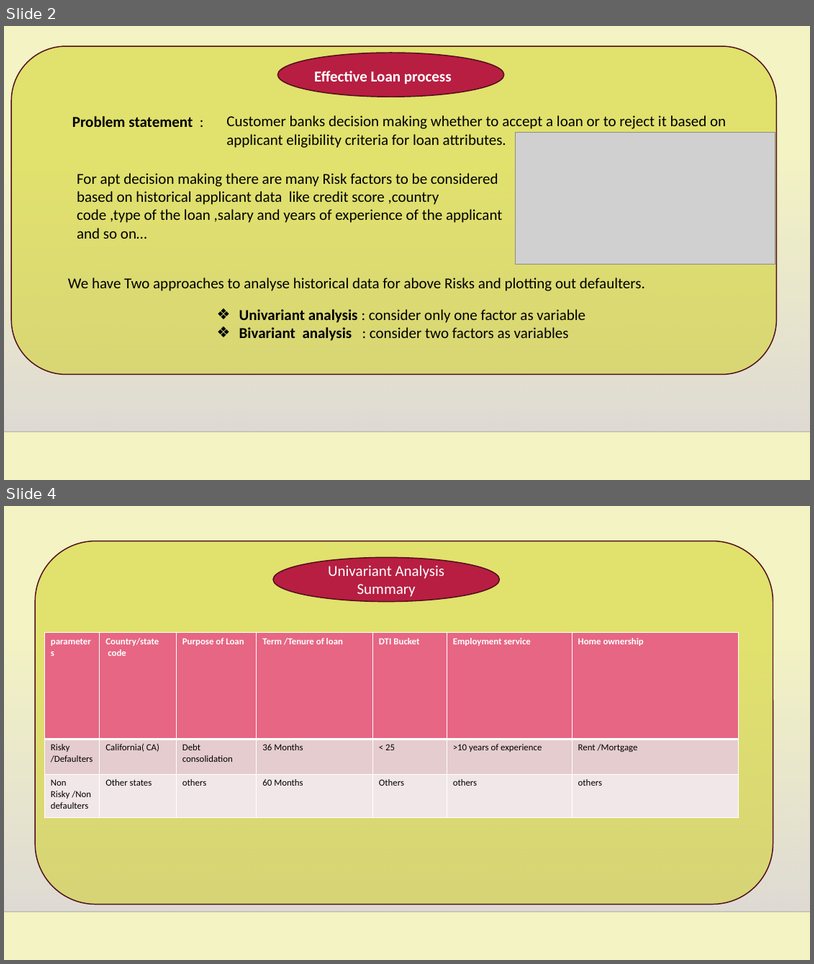
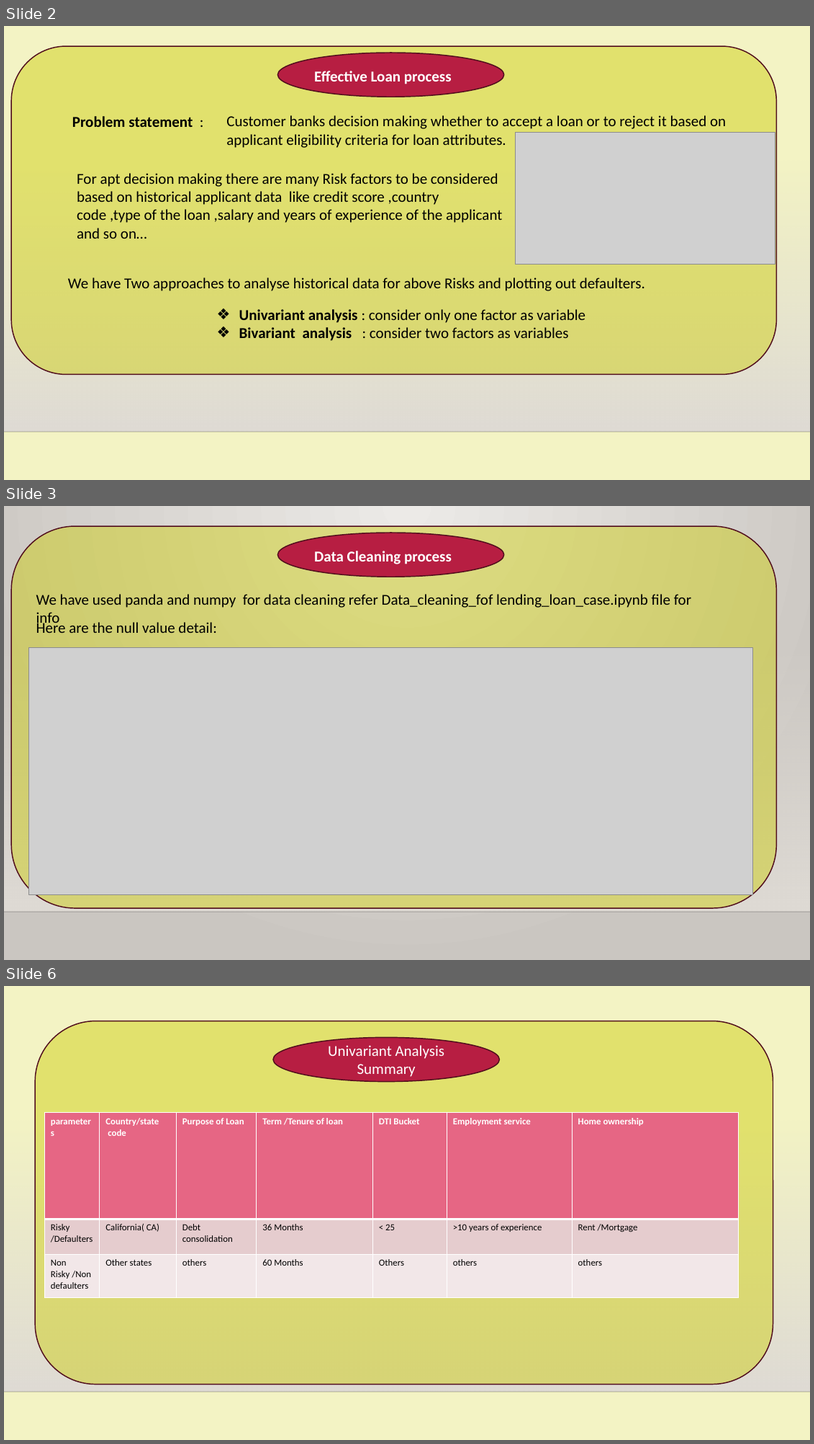
Before and after one commit to anandbanshi123/Submission_Lending_Club_Case_Study, a slide deck: Accelerating Loan Approvals.pptx. Shown one above the other, each under a label of ours: slides 2 and 4 before the commit, slides 2, 3 and 6 after it; the slides between them are not shown. The pictures are 814x964 and 814x1444 pixels, drawn with LibreOffice and Linux fonts; fonts in the diff are those of the drawing; grey boxes stand for pictures; background and template pictures are left out. Boxes give left, top, right and bottom in pixels: in the first picture for what was removed or moved away, otherwise in the second. Text is boxed around its words. In the diff, an @@ line names an element or a change of style, - is before the commit and + after.

```diff
--- a/Accelerating Loan Approvals.pptx
+++ b/Accelerating Loan Approvals.pptx
@@ slide 3 added at [4, 506, 810, 960], background gradient #ECEAE7 to #CAC7C1; not listed: 2 template elements that a slide beside it also shows @@
@@ rounded rectangle added at [11, 526, 777, 908], fill #CCCC00 at 44% opacity, outline #500D1D 1.25 pt @@
@@ ellipse added at [278, 533, 504, 577], fill #B71E42, outline #500D1D 1.25 pt @@
@@ text added at [314, 551, 452, 564], 18 pt, text #FFFFFF, bold @@
+Data Cleaning process
@@ text added at [36, 594, 692, 627], 18 pt, text #000000 @@
+We have used panda and numpy for data cleaning refer Data_cleaning_fof lending_loan_case.ipynb file for info
@@ text added at [36, 620, 216, 633], 18 pt, text #000000 @@
+Here are the null value detail:
@@ picture added at [29, 648, 754, 894] @@
@@ what was slide 4 is now slide 6 @@
```
Also in this commit, not shown: 1 slide changed, 3 other slides added, 2 other files.
